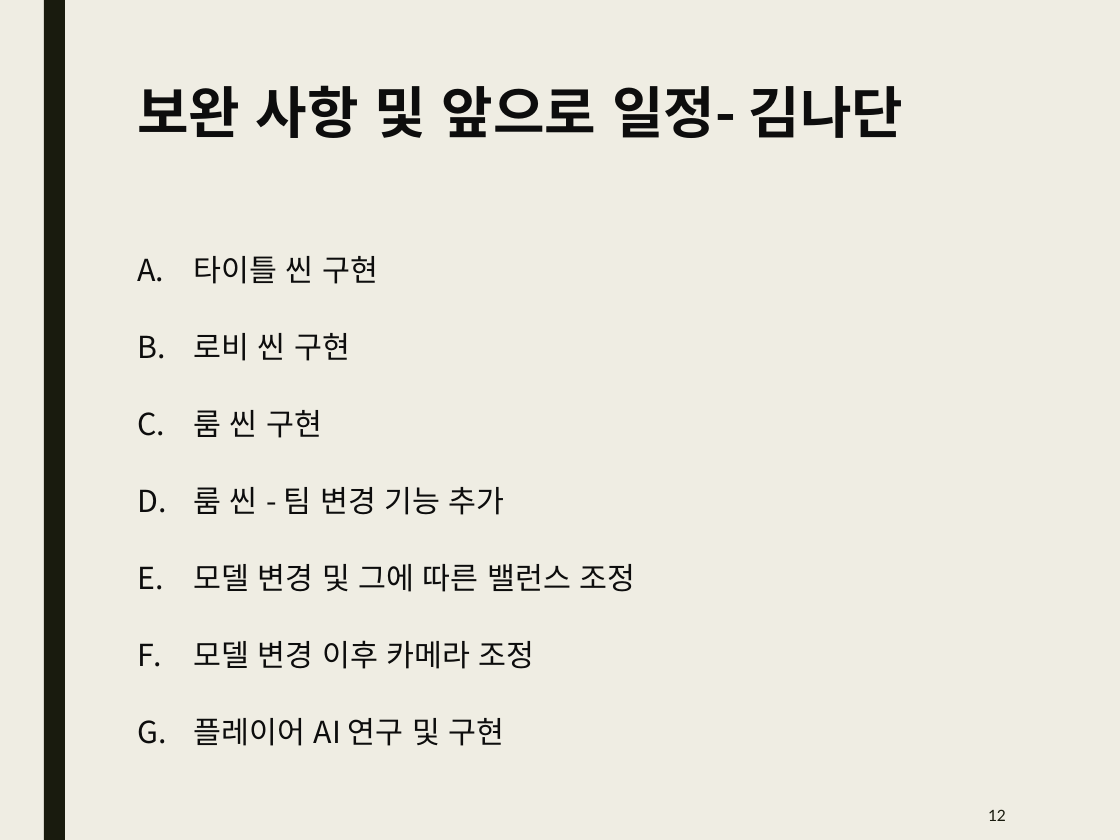
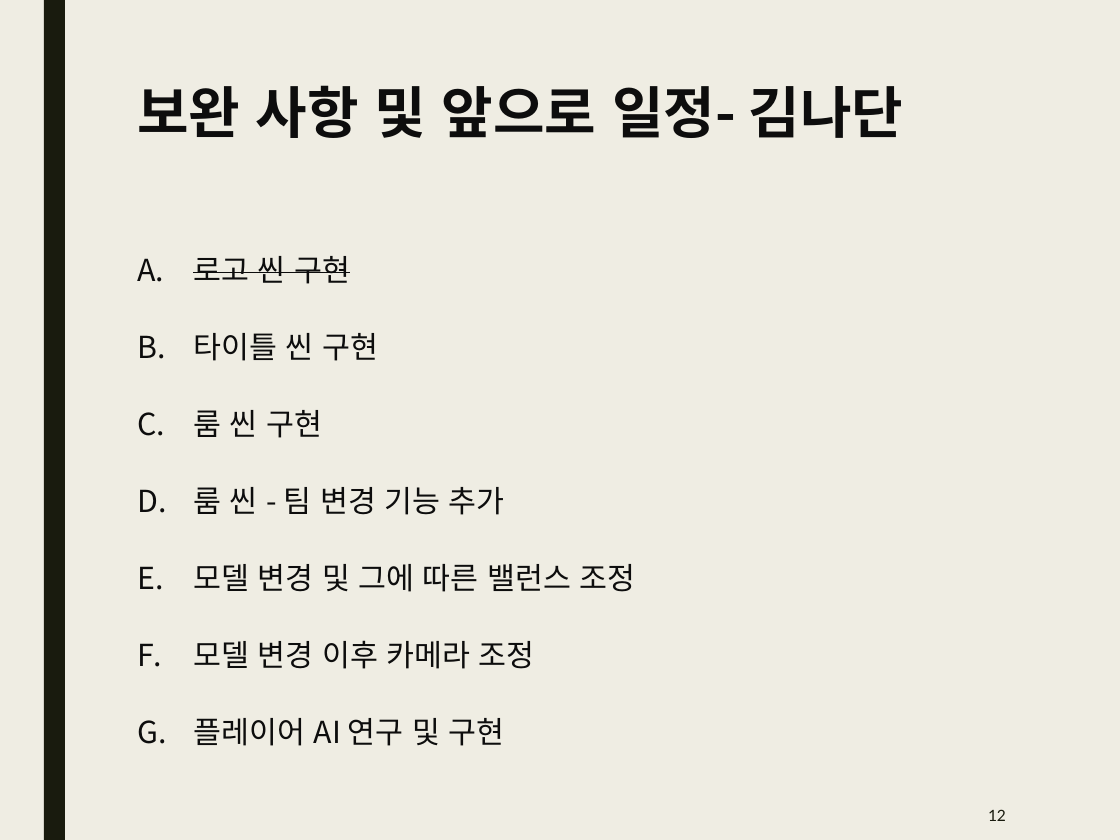
Before and after one commit to Kim2Kang/Documents, a slide deck: slide 12 of 진행사항.pptx. Drawn at 1120x840 pixels with LibreOffice and Linux fonts; fonts in the diff are those of the drawing. Boxes give left, top, right and bottom in pixels: in the first picture for what was removed or moved away, otherwise in the second. Text is boxed around its words. In the diff, an @@ line names an element or a change of style, - is before the commit and + after.

Commit message:
보고서 및 진행사항 업데이트

```diff
--- a/진행사항.pptx
+++ b/진행사항.pptx
@@ text at bbox=[193, 256, 350, 284]: paragraph added @@
+A. 로고 씬 구현
@@ text at bbox=[193, 333, 350, 361]: paragraph removed @@
-B. 로비 씬 구현
```
Also in this commit, not shown: 1 other file.
